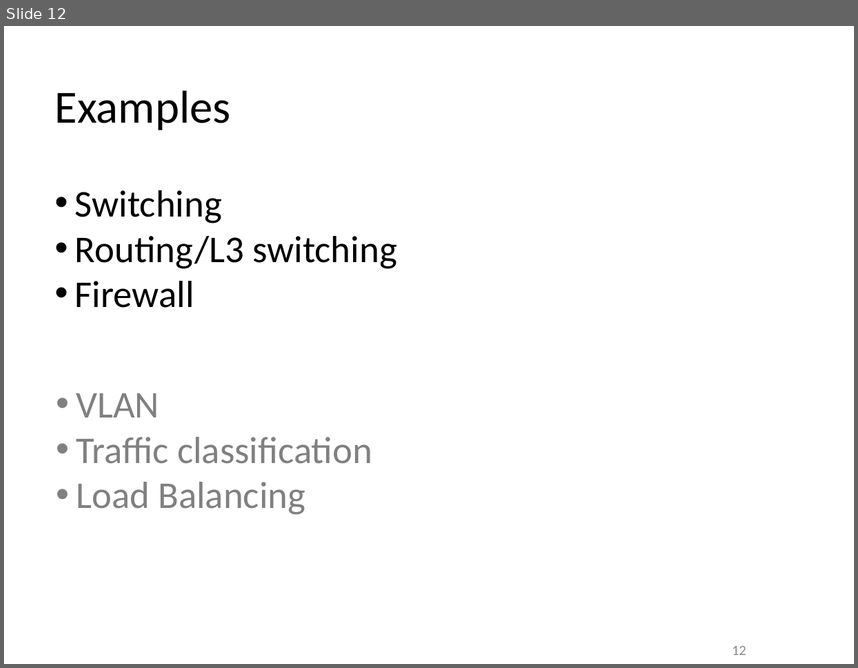
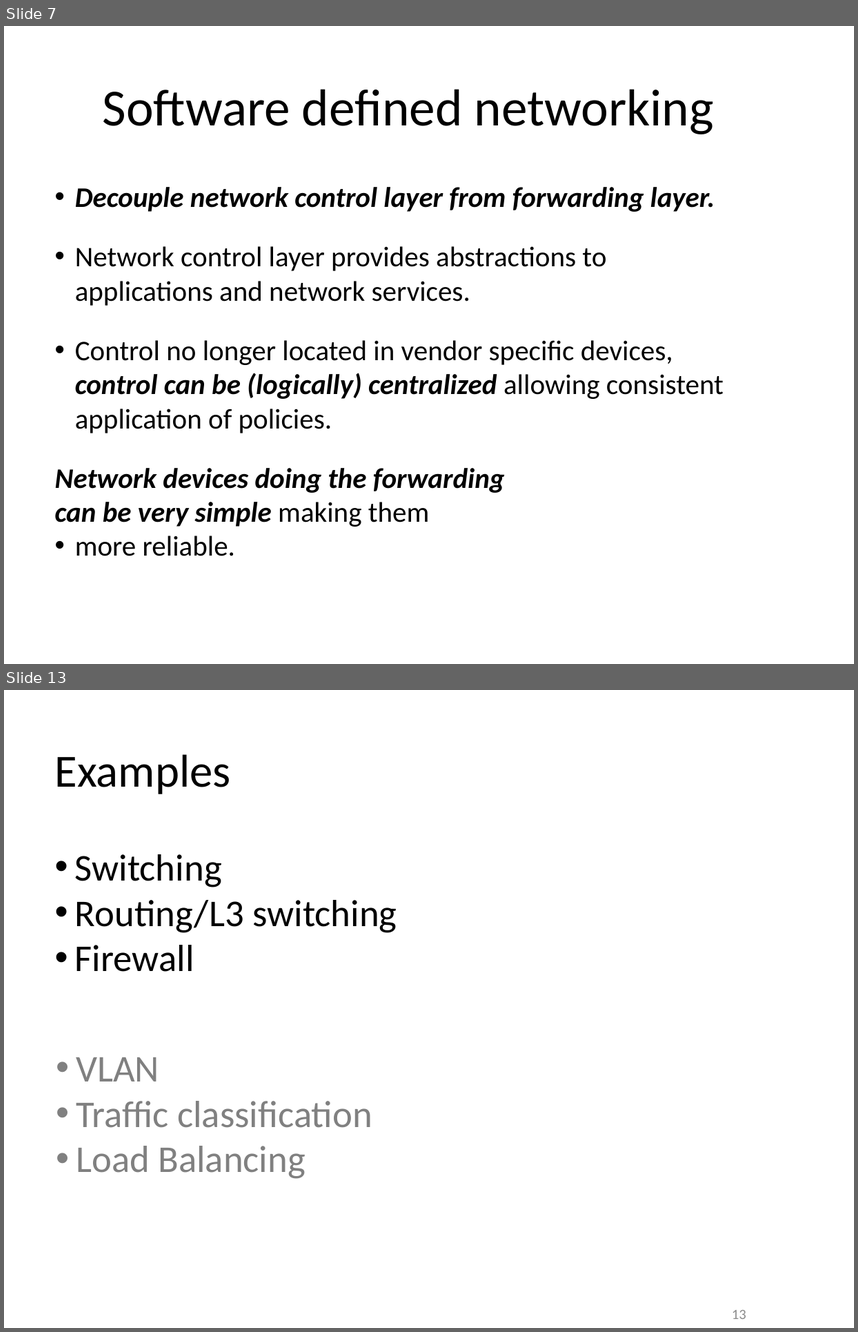
Before and after one commit to gwacter-zz/sdn-workshop, a slide deck: presentations/SDN-Introduction.pptx. Shown one above the other, each under a label of ours: slide 12 before the commit, slides 7 and 13 after it; the slides between them are not shown. The pictures are 858x668 and 858x1332 pixels, drawn with LibreOffice and Linux fonts; fonts in the diff are those of the drawing; background and template pictures are left out. Boxes give left, top, right and bottom in pixels: in the first picture for what was removed or moved away, otherwise in the second. Text is boxed around its words. In the diff, an @@ line names an element or a change of style, - is before the commit and + after.

```diff
--- a/presentations/SDN-Introduction.pptx
+++ b/presentations/SDN-Introduction.pptx
@@ slide 7 added at [4,26,854,664], background #FFFFFF @@
@@ text added at [103,89,714,134], 44 pt, text #000000 @@
+Software defined networking
@@ text added at [55,187,724,556], 24 pt, text #000000 @@
+• Decouple network control layer from forwarding layer.
+• Network control layer provides abstractions to applications and network services.
+• Control no longer located in vendor specific devices, control can be (logically) centralized allowing consistent application of policies.
+• Network devices doing the forwarding
+  can be very simple making them
+  more reliable.
@@ what was slide 12 is now slide 13 @@
@@ page number at [732,1310,746,1319]: text changed @@
-12
+13
```
Also in this commit, not shown: 7 slides changed, 16 other slides added, 5 slides removed, 5 other files.
